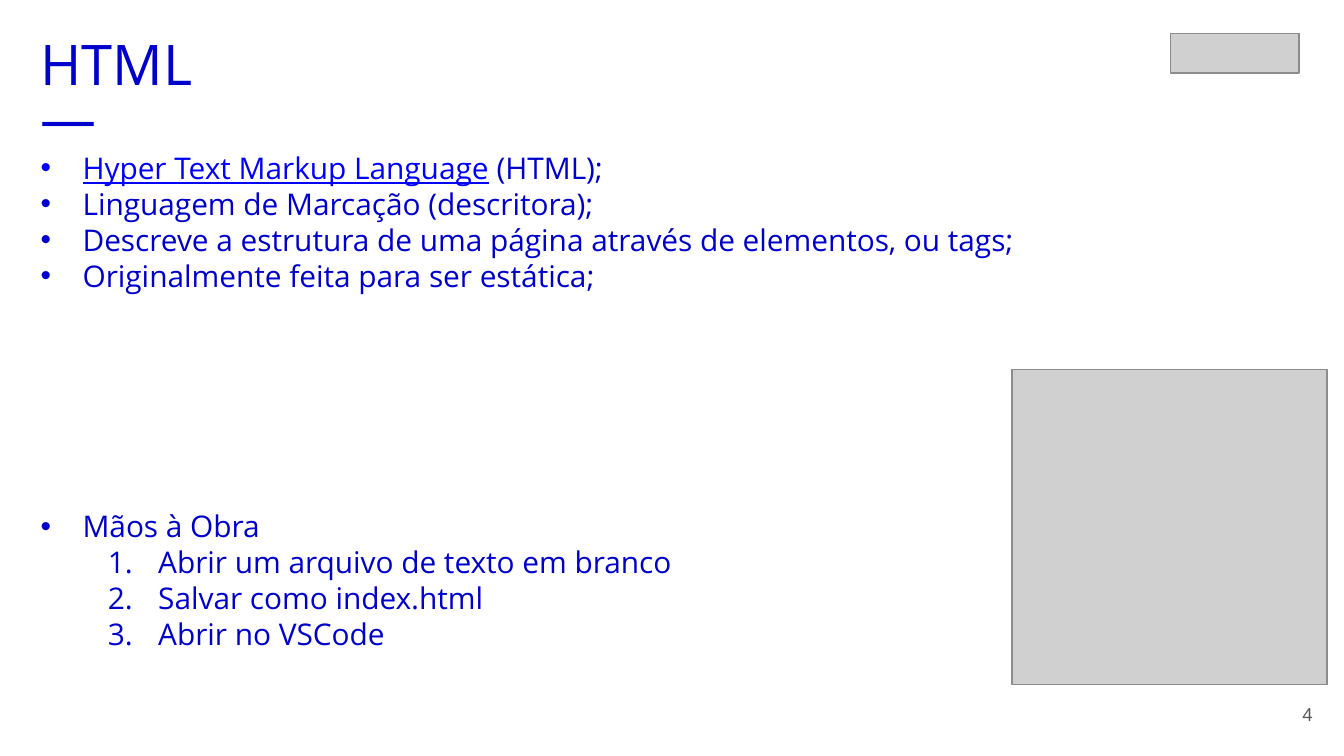
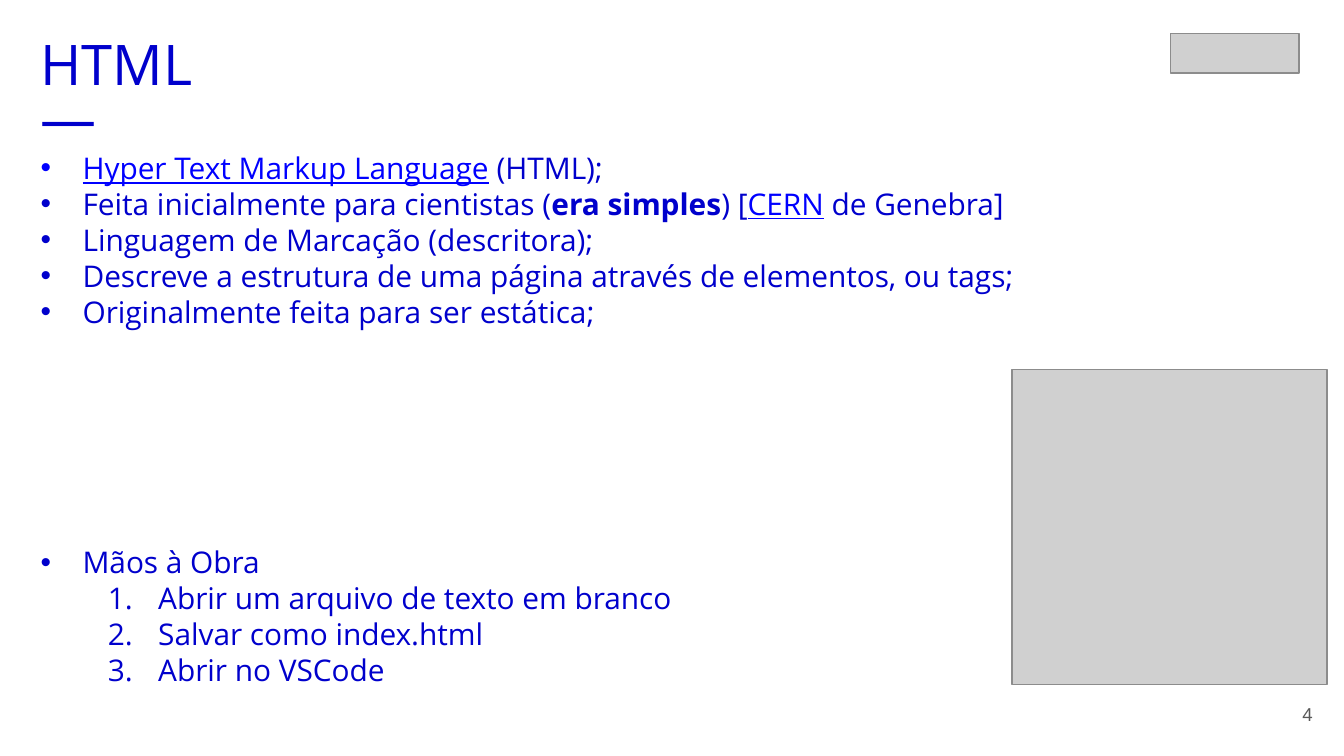
Before and after one commit to ferfox1981/embarque-digital-serpro, a slide deck: slide 4 of aula2/embarque-digital-serpro-aula2.pptx. Drawn at 1344x756 pixels with LibreOffice and Linux fonts; fonts in the diff are those of the drawing; grey boxes stand for pictures. Boxes give left, top, right and bottom in pixels: in the first picture for what was removed or moved away, otherwise in the second. Text is boxed around its words. In the diff, an @@ line names an element or a change of style, - is before the commit and + after.

```diff
--- a/aula2/embarque-digital-serpro-aula2.pptx
+++ b/aula2/embarque-digital-serpro-aula2.pptx
@@ text at (83, 192, 1003, 223): paragraph added @@
+• Feita inicialmente para cientistas (era simples) [CERN de Genebra]
```
Also in this commit, not shown: 7 other slides changed, 4 slides added, 3 other files.
